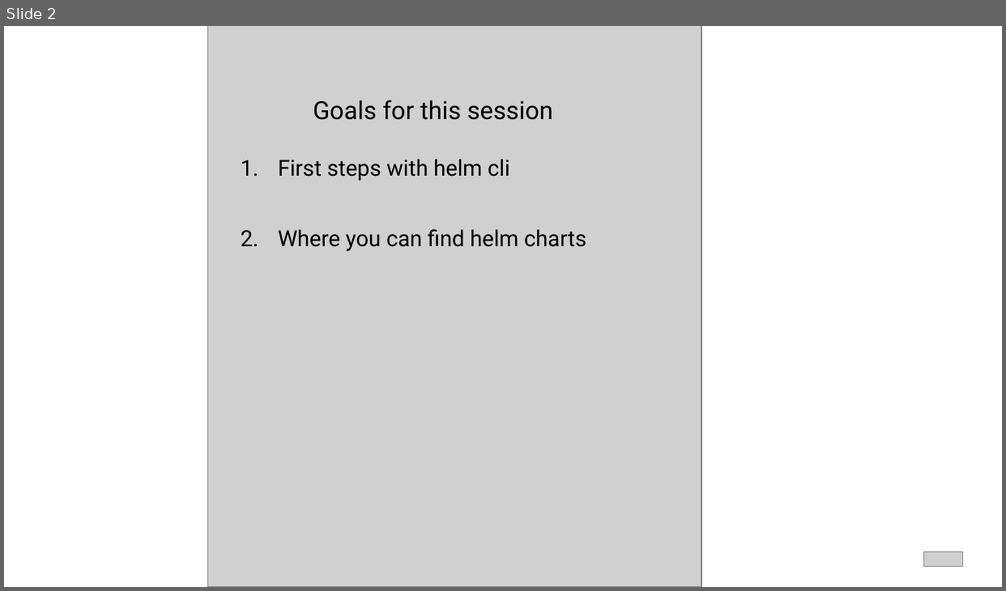
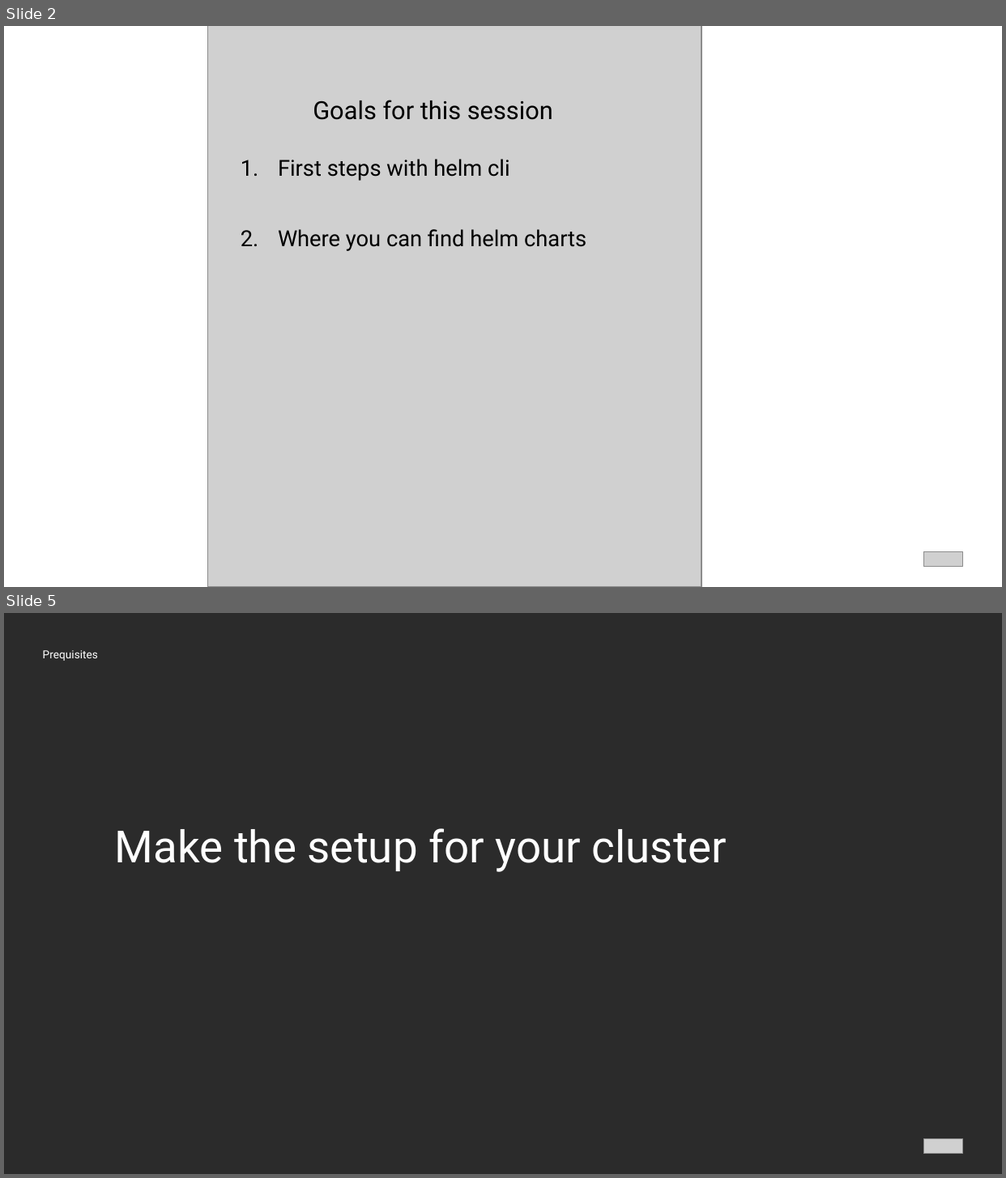
Before and after one commit to Hassel93/helm_course, a slide deck: presentations/01_04_Helm_Cli.pptx. Shown one above the other, each under a label of ours: slide 2 before the commit, slides 2 and 5 after it; the slides between them are not shown. The pictures are 1006x591 and 1006x1178 pixels, drawn with LibreOffice and Linux fonts; fonts in the diff are those of the drawing; grey boxes stand for pictures; background and template pictures are left out; a plain dark background stands for a picture behind light text. Boxes give left, top, right and bottom in pixels: in the first picture for what was removed or moved away, otherwise in the second. Text is boxed around its words. In the diff, an @@ line names an element or a change of style, - is before the commit and + after.

```diff
--- a/presentations/01_04_Helm_Cli.pptx
+++ b/presentations/01_04_Helm_Cli.pptx
@@ slide 5 added at (x1=4, y1=613, x2=1002, y2=1174), background picture (left out) @@
@@ text added at (x1=43, y1=650, x2=98, y2=661), 8 pt, text #FFFFFF @@
+Prequisites
@@ text added at (x1=115, y1=828, x2=727, y2=872), 32 pt, text #FFFFFF @@
+Make the setup for your cluster
@@ picture added at (x1=924, y1=1139, x2=963, y2=1154) @@
```
Also in this commit, not shown: 4 slides changed, 11 other slides added, 38 other files.
